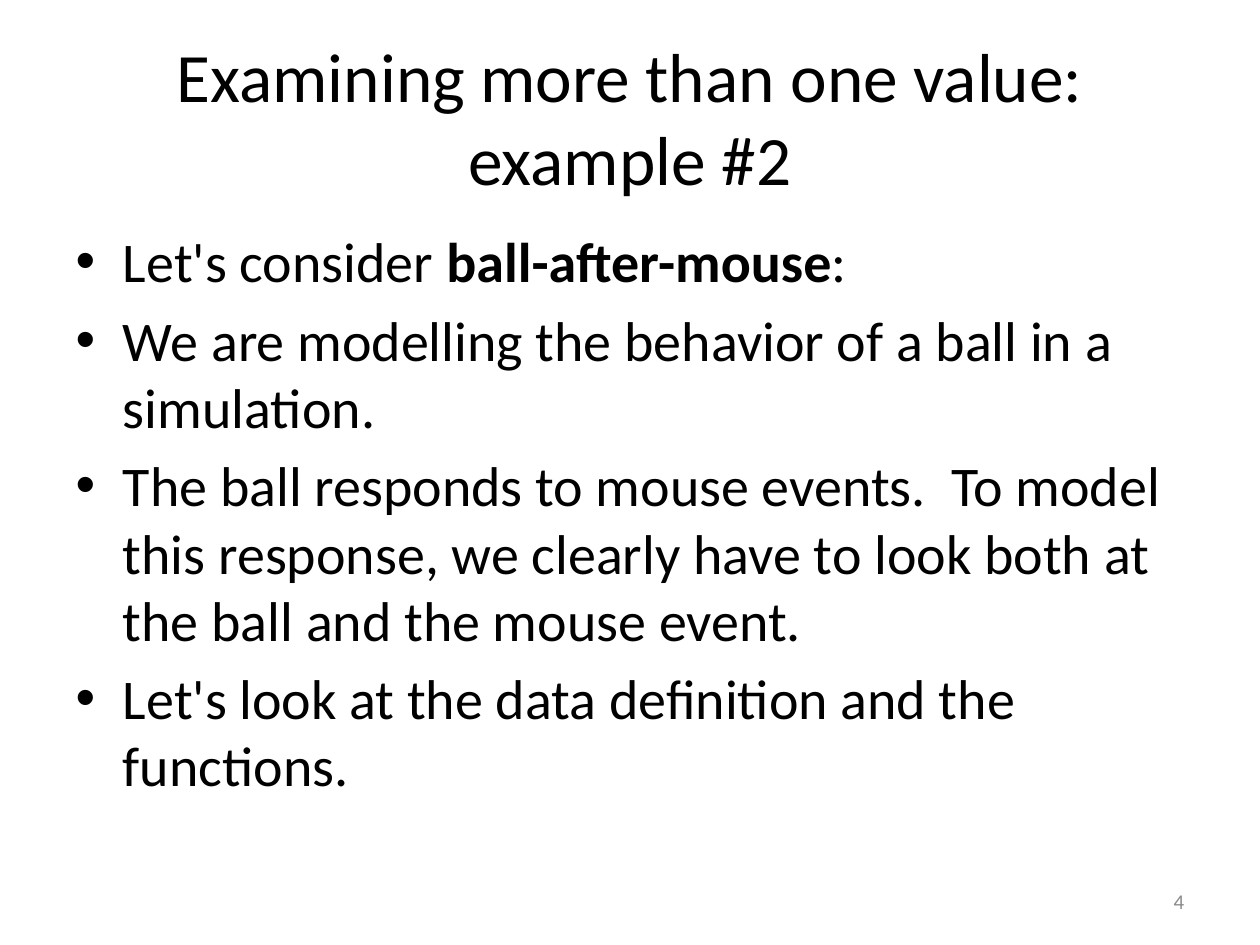
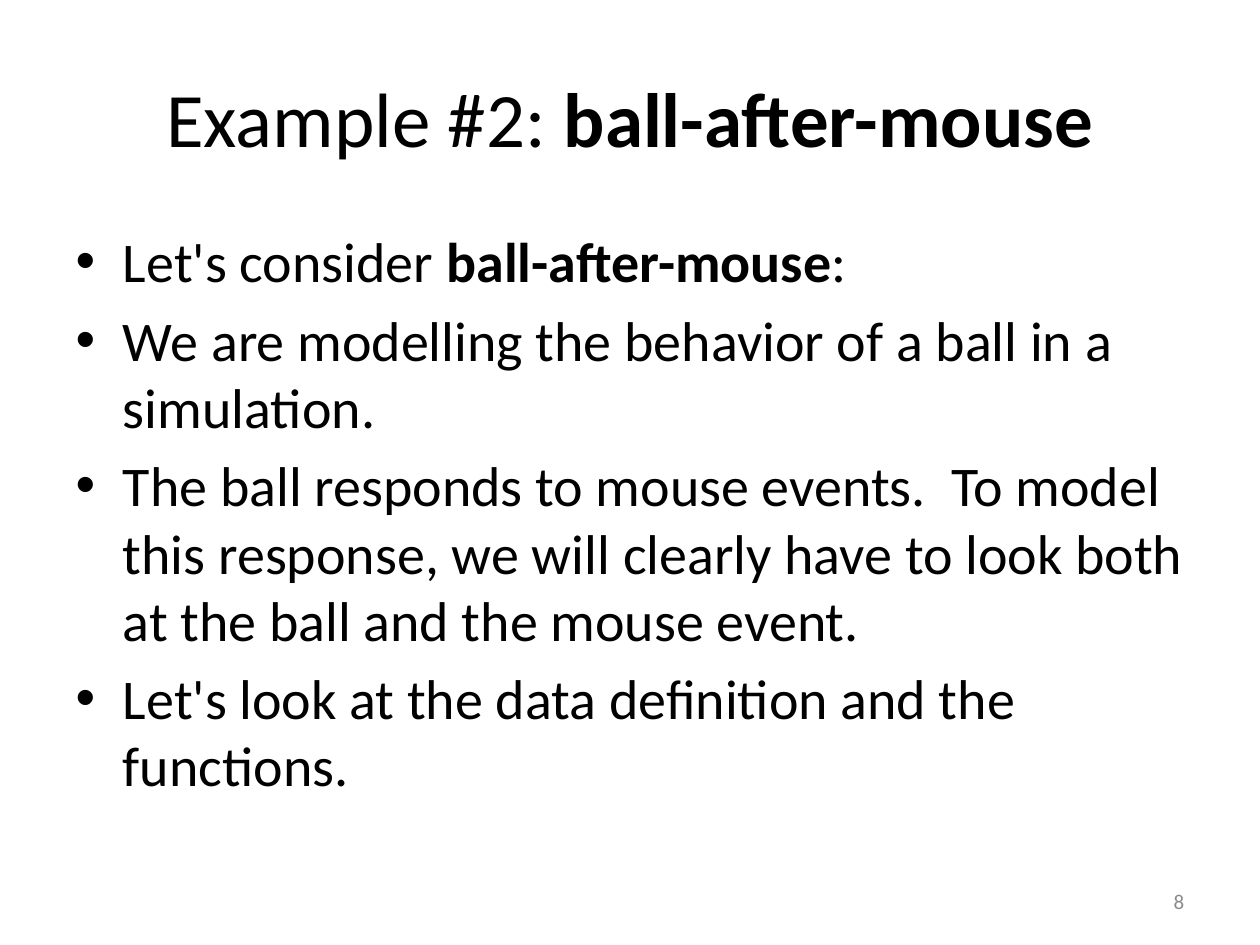
Before and after one commit to mwand/cs5010f17, a slide deck: slide 8 of Slides/Lesson 2.3 Examining More than One Value.pptx (slide 4 before the commit). Drawn at 1260x945 pixels with LibreOffice and Linux fonts; fonts in the diff are those of the drawing. Boxes give left, top, right and bottom in pixels: in the first picture for what was removed or moved away, otherwise in the second. Text is boxed around its words. In the diff, an @@ line names an element or a change of style, - is before the commit and + after.

```diff
--- a/Slides/Lesson 2.3 Examining More than One Value.pptx
+++ b/Slides/Lesson 2.3 Examining More than One Value.pptx
@@ title at bbox=[166, 93, 1093, 160]: text changed; size 39.6 to 44 pt; bold on @@
-Examining more than one value: example #2
+Example #2: ball-after-mouse
@@ text at bbox=[123, 467, 1182, 642]: text changed @@
-• The ball responds to mouse events. To model this response, we clearly have to look both at the ball and the mouse event.
+• The ball responds to mouse events. To model this response, we will clearly have to look both at the ball and the mouse event.
@@ page number at bbox=[1174, 895, 1185, 909]: text changed @@
-4
+8
```
Also in this commit, not shown: 12 other slides changed, 7 slides added, 2 slides removed, 10 other files.
